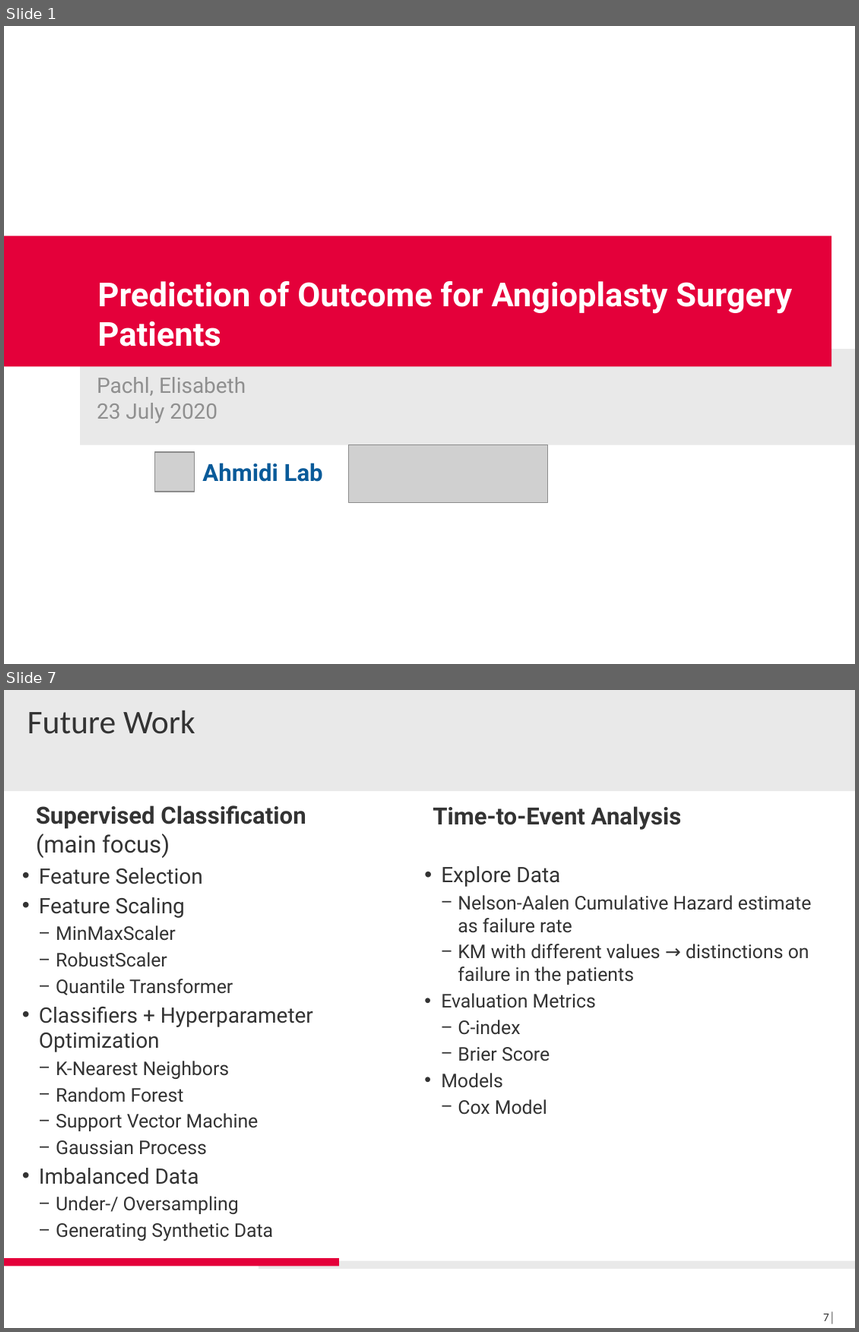
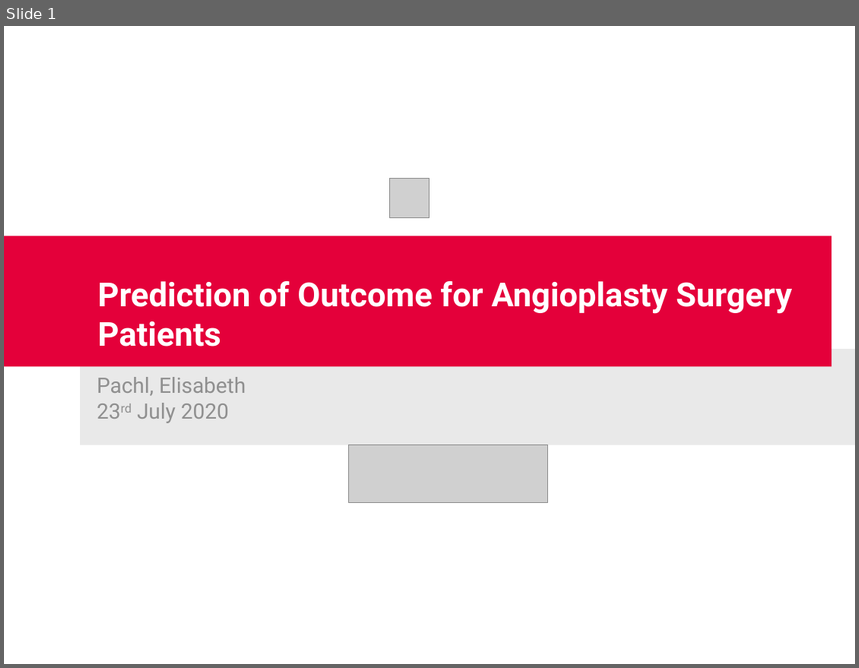
Before and after one commit to IceQueen1996/Masterarbeit, a slide deck: presentations/GroupDay_Introduction_Elly.pptx. Shown one above the other, each under a label of ours: slides 1 and 7 before the commit, slide 1 after it; the slides between them are not shown. The pictures are 859x1332 and 859x668 pixels, drawn with LibreOffice and Linux fonts; fonts in the diff are those of the drawing; grey boxes stand for pictures; background and template pictures are left out. Boxes give left, top, right and bottom in pixels: in the first picture for what was removed or moved away, otherwise in the second. Text is boxed around its words. In the diff, an @@ line names an element or a change of style, - is before the commit and + after.

```diff
--- a/presentations/GroupDay_Introduction_Elly.pptx
+++ b/presentations/GroupDay_Introduction_Elly.pptx
@@ slide 7 removed at bbox=[4, 690, 855, 1328], background #FFFFFF; not listed: 3 template elements that a slide beside it also shows @@
@@ title removed at bbox=[28, 710, 196, 734] @@
-Future Work
@@ text removed at bbox=[36, 806, 306, 858] @@
-Supervised Classification
-(main focus)
@@ text removed at bbox=[433, 806, 682, 830] @@
-Time-to-Event Analysis
@@ text removed at bbox=[39, 868, 313, 1242] @@
-• Feature Selection
-• Feature Scaling
-  − MinMaxScaler
-  − RobustScaler
-  − Quantile Transformer
-• Classifiers + Hyperparameter Optimization
-  − K-Nearest Neighbors
-  − Random Forest
-  − Support Vector Machine
-  − Gaussian Process
-• Imbalanced Data
-  − Under-/ Oversampling
-  − Generating Synthetic Data
@@ text removed at bbox=[441, 866, 812, 1115] @@
-• Explore Data
-  − Nelson-Aalen Cumulative Hazard estimate as failure rate
-  − KM with different values → distinctions on failure in the patients
-• Evaluation Metrics
-  − C-index
-  − Brier Score
-• Models
-  − Cox Model
@@ page number removed at bbox=[823, 1312, 835, 1325] @@
-7│
@@ slide 1 changed as well @@
@@ picture: place and size @@
-picture at bbox=[154, 452, 195, 493]
+picture at bbox=[389, 178, 430, 218]
@@ subtitle at bbox=[97, 377, 246, 423]: text changed @@
-Pachl, Elisabeth
-23 July 2020
+Pachl, Elisabeth
+23rd July 2020
@@ text removed at bbox=[202, 463, 323, 482] @@
-Ahmidi Lab
```
Also in this commit, not shown: 4 other slides changed, 2 slides added, 22 other files.
